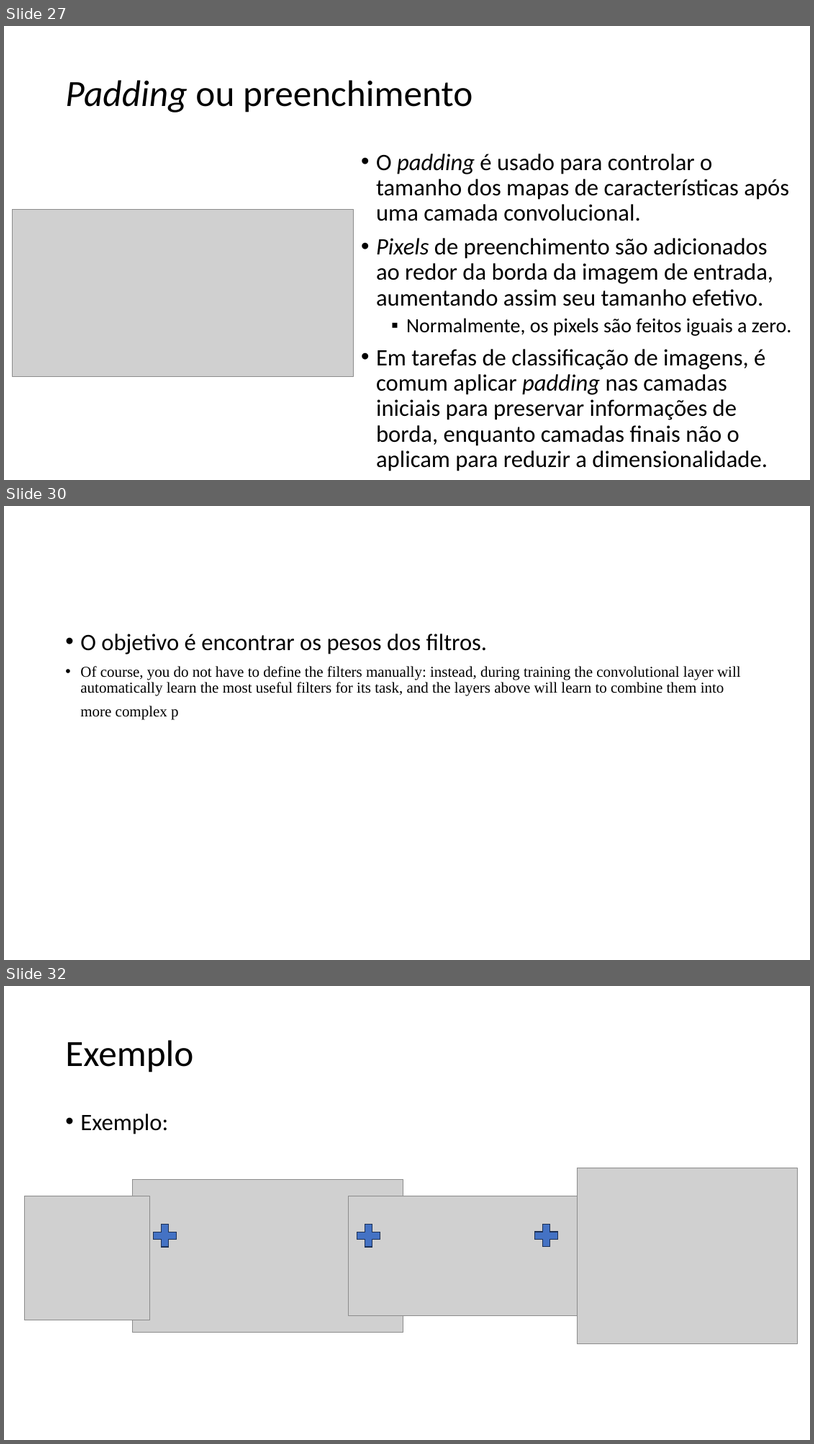
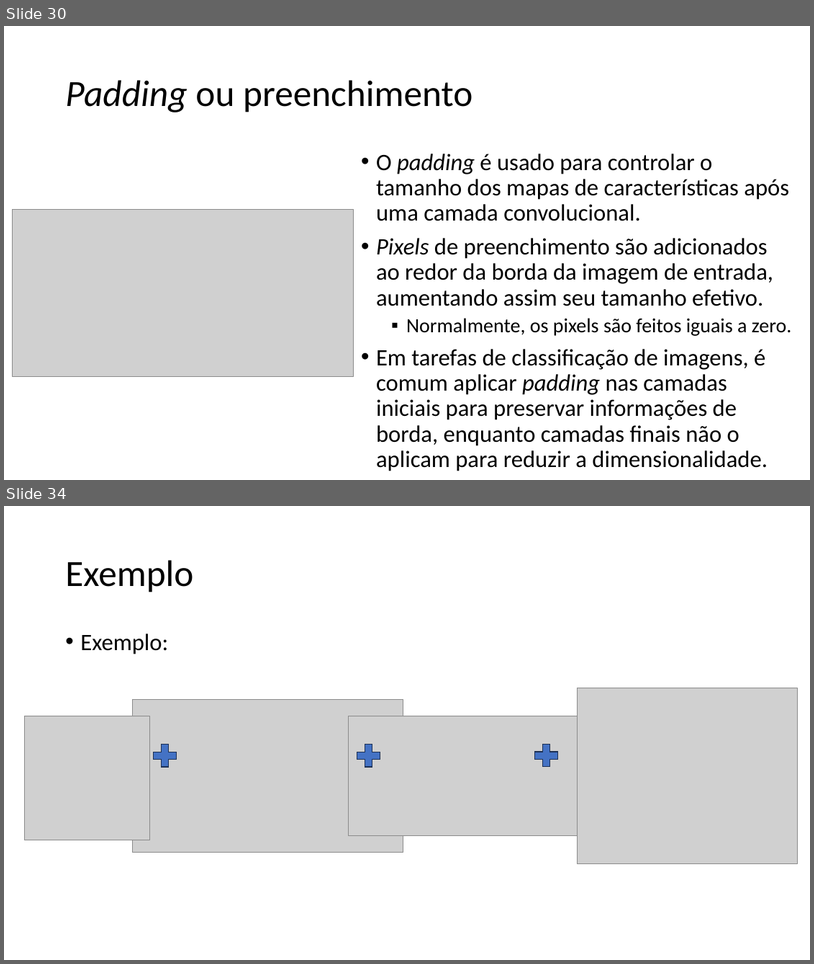
Before and after one commit to zz4fap/tp557-iot-ml, a slide deck: slides/TP557_12_Introduzindo_convoluções.pptx. Shown one above the other, each under a label of ours: slides 27, 30 and 32 before the commit, slides 30 and 34 after it; the slides between them are not shown. The pictures are 814x1444 and 814x964 pixels, drawn with LibreOffice and Linux fonts; fonts in the diff are those of the drawing; grey boxes stand for pictures. Boxes give left, top, right and bottom in pixels: in the first picture for what was removed or moved away, otherwise in the second. Text is boxed around its words. In the diff, an @@ line names an element or a change of style, - is before the commit and + after.

```diff
--- a/slides/TP557_12_Introduzindo_convoluções.pptx
+++ b/slides/TP557_12_Introduzindo_convoluções.pptx
@@ slide 30 removed at <box>4,506,810,960</box>, background #FFFFFF @@
@@ text removed at <box>80,633,741,720</box> @@
-• O objetivo é encontrar os pesos dos filtros.
-• Of course, you do not have to define the filters manually: instead, during training the convolutional layer will automatically learn the most useful filters for its task, and the layers above will learn to combine them into more complex p
@@ what was slide 27 is now slide 30 @@
@@ what was slide 32 is now slide 34 @@
```
Also in this commit, not shown: 3 slides changed, 3 slides added.
